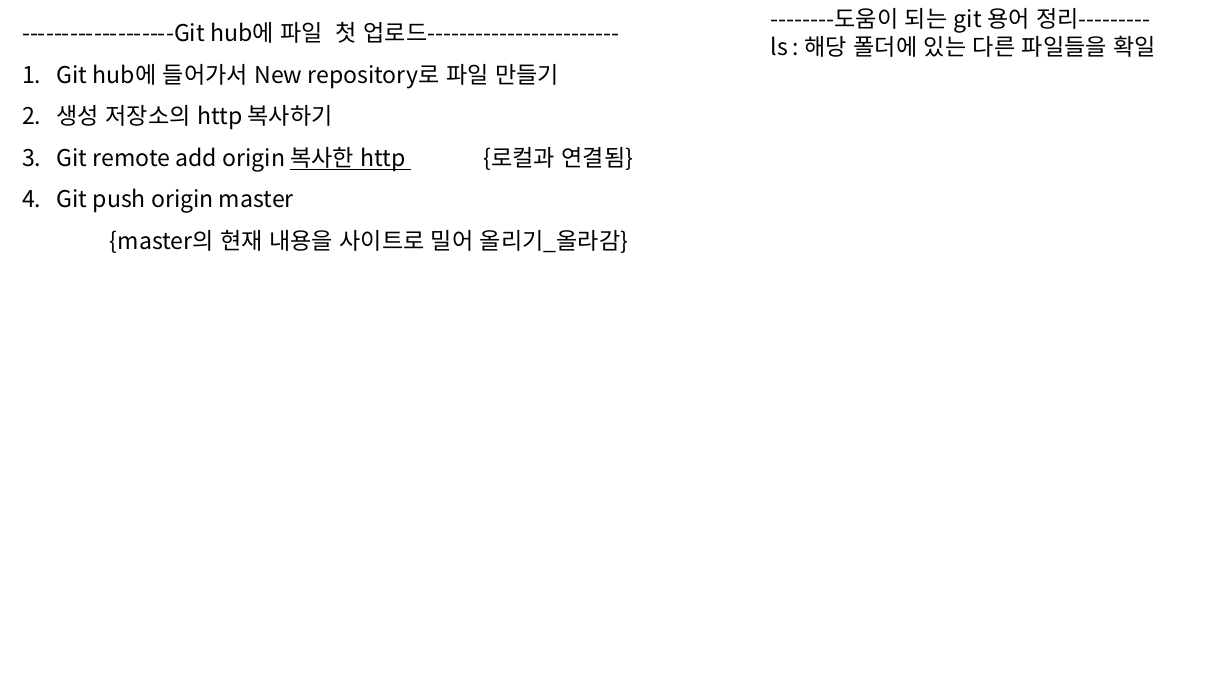
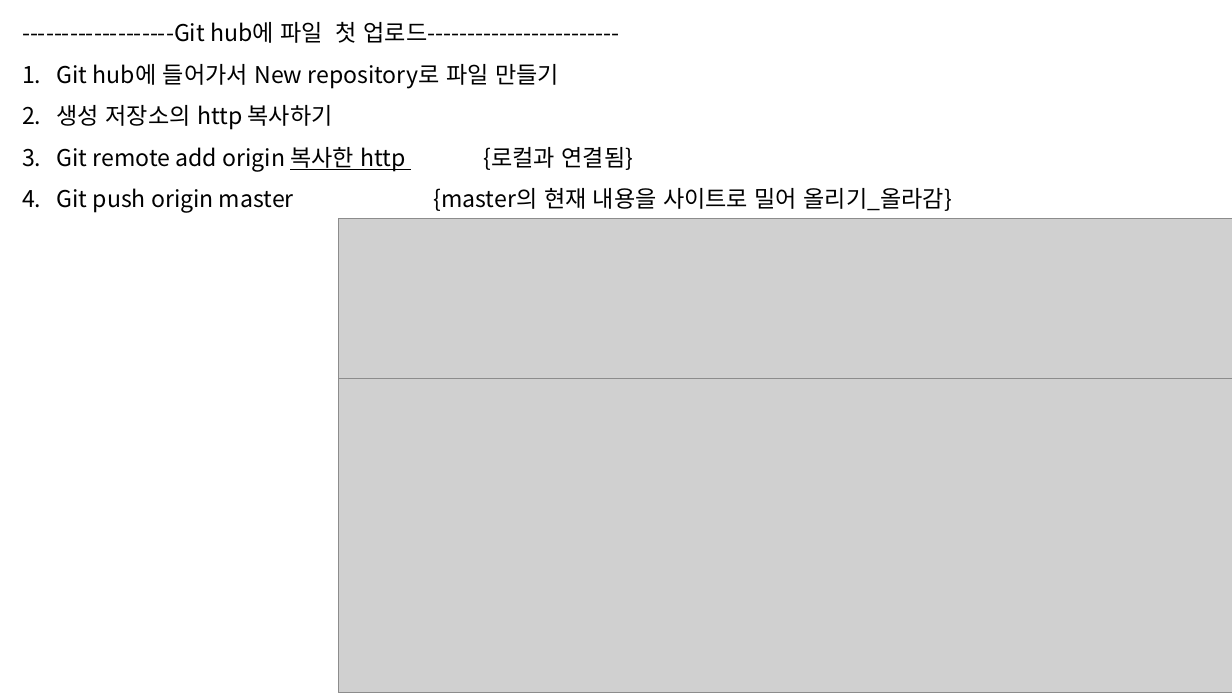
Before and after one commit to yunju94/know, a slide deck: slide 32 of know.pptx. Drawn at 1232x693 pixels with LibreOffice and Linux fonts; fonts in the diff are those of the drawing; grey boxes stand for pictures. Boxes give left, top, right and bottom in pixels: in the first picture for what was removed or moved away, otherwise in the second. Text is boxed around its words. In the diff, an @@ line names an element or a change of style, - is before the commit and + after.

```diff
--- a/know.pptx
+++ b/know.pptx
@@ text removed at <box>770,8,1156,57</box> @@
---------도움이 되는 git 용어 정리---------
-ls : 해당 폴더에 있는 다른 파일들을 확일
@@ text at <box>434,188,952,211</box>: text changed @@
-4. Git push origin master
-{master의 현재 내용을 사이트로 밀어 올리기_올라감}
+4. Git push origin master {master의 현재 내용을 사이트로 밀어 올리기_올라감}
@@ picture added at <box>338,218,1232,378</box> @@
@@ picture added at <box>338,378,1232,693</box> @@
```
Also in this commit, not shown: 1 other slide changed, 2 slides added.
